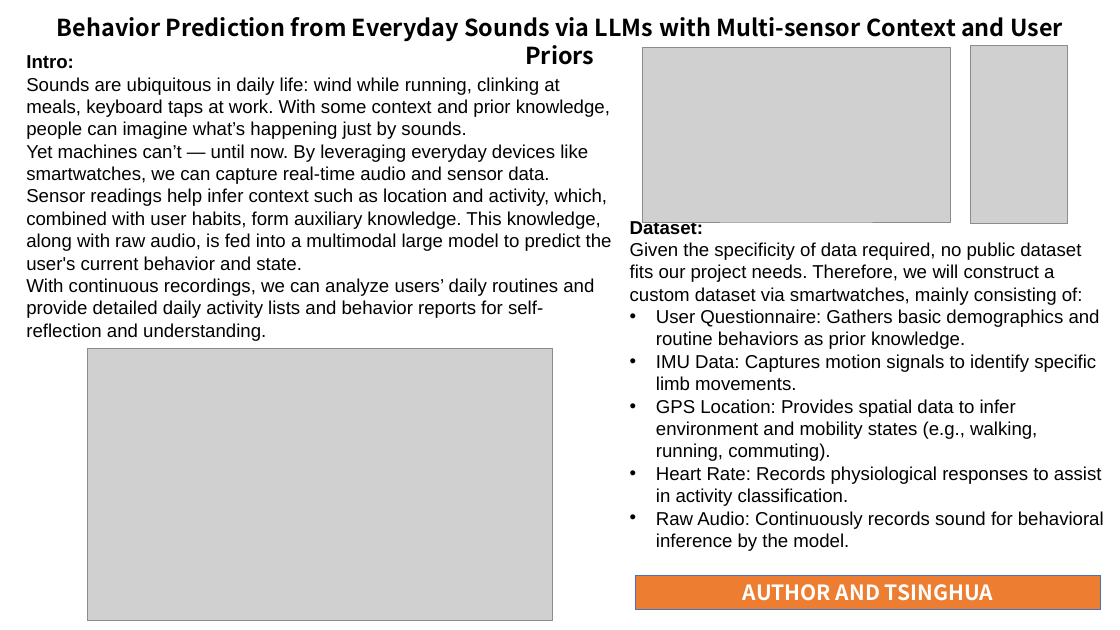
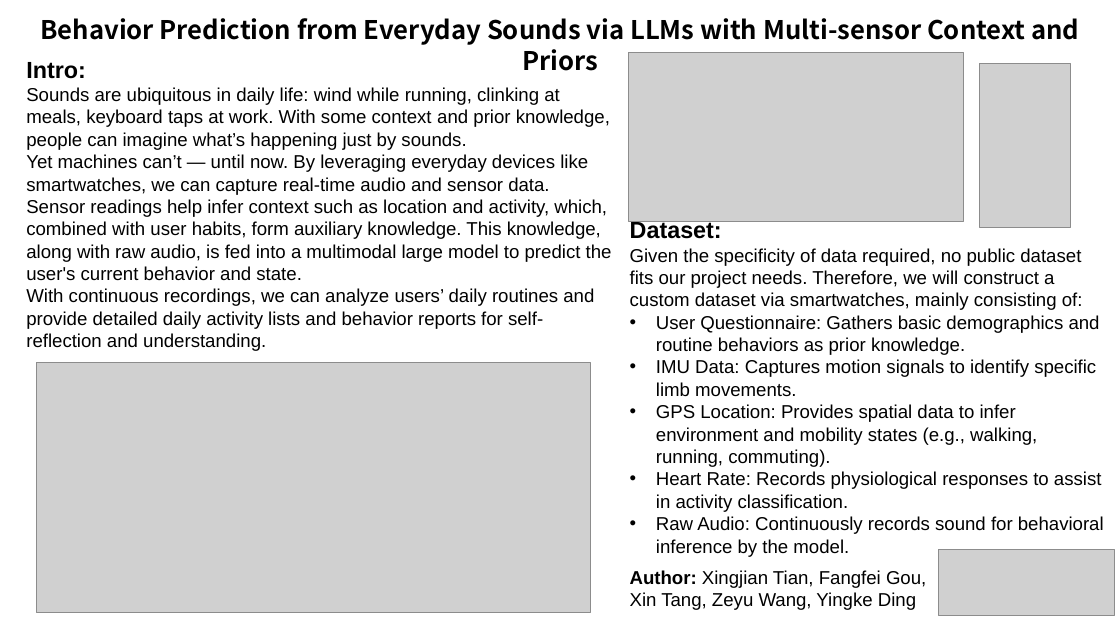
Before and after one commit to MengmaoR/Audio2Behavior, a slide deck: slide 1 of idea poster.pptx. Drawn at 1120x630 pixels with LibreOffice and Linux fonts; fonts in the diff are those of the drawing; grey boxes stand for pictures. Boxes give left, top, right and bottom in pixels: in the first picture for what was removed or moved away, otherwise in the second. Text is boxed around its words. In the diff, an @@ line names an element or a change of style, - is before the commit and + after.

Commit message:
Change PPT. Add figures.

```diff
--- a/idea poster.pptx
+++ b/idea poster.pptx
@@ text at (x1=40, y1=18, x2=1079, y2=45): text changed; size 20 to 22 pt @@
-Behavior Prediction from Everyday Sounds via LLMs with Multi-sensor Context and User Priors
+Behavior Prediction from Everyday Sounds via LLMs with Multi-sensor Context and Priors
@@ picture resized from (x1=642, y1=48, x2=950, y2=223) to (x1=628, y1=53, x2=964, y2=222) @@
@@ text at (x1=26, y1=62, x2=86, y2=79): size 16 to 20 pt in "Intro:" @@
@@ picture resized from (x1=971, y1=45, x2=1069, y2=223) to (x1=980, y1=63, x2=1070, y2=228) @@
@@ text at (x1=630, y1=220, x2=722, y2=239): size 16 to 20 pt in "Dataset:" @@
@@ picture resized from (x1=87, y1=349, x2=552, y2=621) to (x1=36, y1=363, x2=590, y2=613) @@
@@ picture added at (x1=939, y1=549, x2=1115, y2=616) @@
@@ text added at (x1=630, y1=570, x2=926, y2=610), 16 pt, text #000000 @@
+Author: Xingjian Tian, Fangfei Gou, Xin Tang, Zeyu Wang, Yingke Ding
@@ rectangle removed at (x1=636, y1=576, x2=1101, y2=609) @@
-AUTHOR AND TSINGHUA
```
Also in this commit, not shown: 1 other file.
